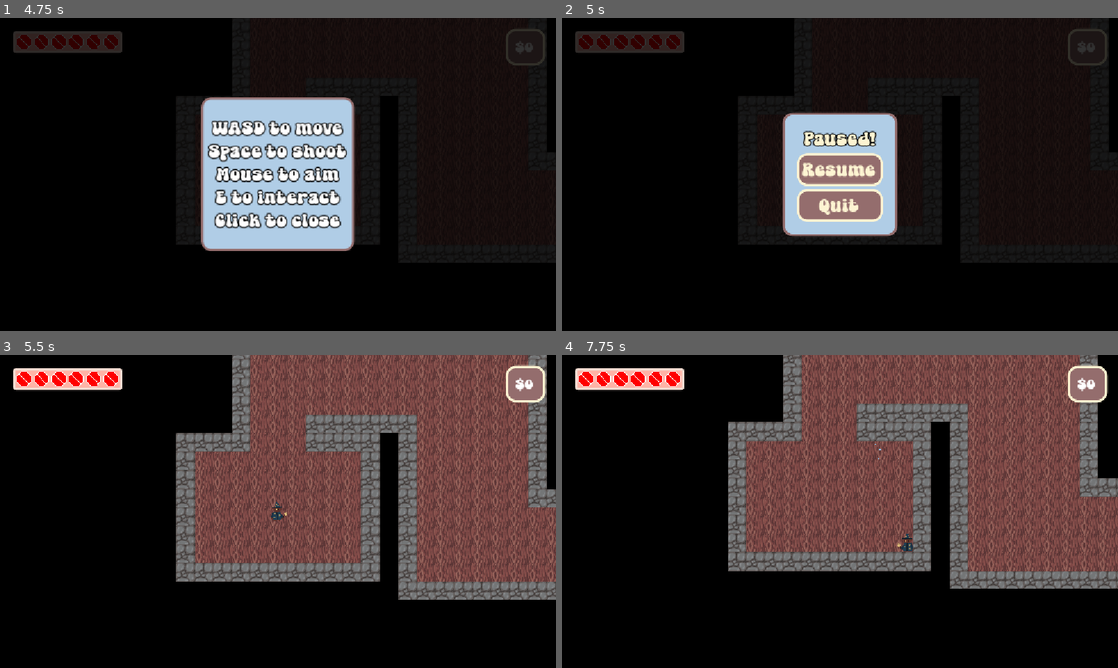
Above: before the commit, frames 1-4 (two rows, left to right).
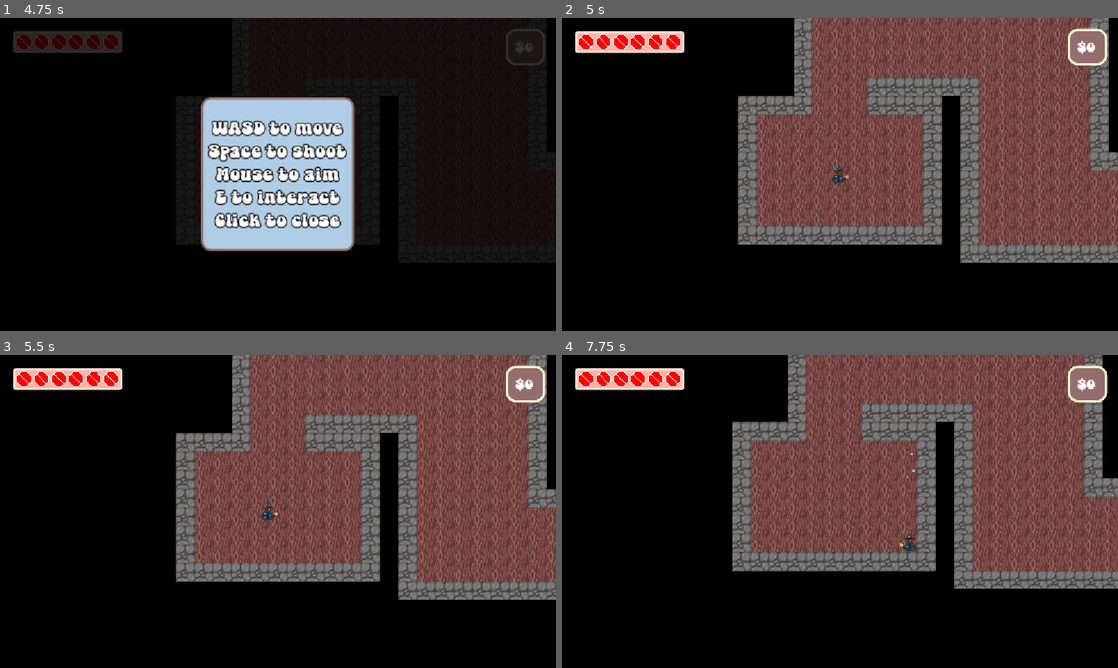
Above: after the commit, the same moments.

Repository: teganmy/wizard-cat-cat-wizard
Game: Godot game, scene res://main.tscn
Same seed, same stepped clock (60 frames per second), same inputs: the game is played once before the commit and once after it.
Inputs (mouse positions are in pixels of both pictures, inside the frame that each line leads up to):
- Up to frame 1 (4.75 s): click "New Game" at 0.5 s; tap Enter (interact) at 1.25, 2, 2.1, 2.75, 3.5, 4.25, 4.35 s; move the mouse to (400, 158) at 1.27 s; hold Right (player_right) 1.28-2.03 s; tap Space (fire) at 1.35, 3.6 s; move the mouse to (166, 190) at 2.02 s; hold Down (player_down) 2.03-2.78 s; move the mouse to (333, 105) at 2.77 s; hold Right (player_right) 2.78-3.53 s; tap Shift (player_dodge) at 2.85 s; move the mouse to (250, 237) at 3.52 s; hold W (player_up) 3.53-4.28 s; move the mouse to (444, 221) at 4.27 s; hold Left (player_left) from 4.28 s (still down)
- Up to frame 2 (5 s): keep holding Left (player_left); tap Escape (pause) at 4.9 s
- Up to frame 3 (5.5 s): release Left (player_left) at 5 s; click (278, 505) at 5 s, where only the run before the commit has a clickable "Resume"
- Up to frame 4 (7.75 s): tap Space (fire) at 5.75, 6.6 s; move the mouse to (673, 464) at 5.77 s; hold Left (player_left) 5.78-6.53 s; tap Shift (player_dodge) at 5.85 s; move the mouse to (867, 511) at 6.52 s; hold Down (player_down) 6.53-7.28 s; move the mouse to (756, 433) at 7.27 s; hold Right (player_right) from 7.28 s (still down); tap Enter (interact) at 7.35 s

Frame 1 is identical in both runs. In frame 2, 48% of the frame differs, in the area x 2-100%, y 0-79%; in frame 3, 0.1%; in frame 4, 22%.

Commit message:
Changed level enter logic to use autoload

Diff:
--- a/wizard-cat-game/UI/pause_menu.gd
+++ b/wizard-cat-game/UI/pause_menu.gd
@@ -1,7 +1,6 @@
 extends CenterContainer
 
 var paused: bool = false
-var pausable: bool = true
 @export var pause_rect: ColorRect
 
 func _process(_delta: float) -> void:
@@ -9,7 +8,7 @@
 		toggle_pause.call_deferred()
 
 func toggle_pause() -> void:
-	if pausable:
+	if LevelState.can_pause():
 		paused = not paused
 		get_tree().paused = paused
 		visible = paused
--- a/wizard-cat-game/components/room.gd
+++ b/wizard-cat-game/components/room.gd
@@ -2,6 +2,7 @@
 extends Area2D
 
 @export var lockables: Array[StaticBody2D] = []
+@export var visible_on_enter: bool = false
 var total_waves: int = 1
 var spawners: Array[EnemySpawner] = []
 enum STATE {UNEXPLORED, REVEALED, ACTIVE, DEFEATED}
@@ -25,6 +26,8 @@
 			revealed.connect(lockable.lock.unlock)
 			defeated.connect(lockable.lock.unlock)
 			activated.connect(lockable.lock.lock)
+	if visible_on_enter:
+		LevelState.entered.connect(reveal)
 
 func activate() -> void:
 	if state == STATE.REVEALED:
--- a/wizard-cat-game/levels/level.gd
+++ b/wizard-cat-game/levels/level.gd
@@ -11,7 +11,7 @@
 	add_child(new_player)
 	new_player.health.died.connect(respawn_player)
 	player = new_player
-	$Room1.reveal()
+	LevelState.enter()
 
 func respawn_player() -> void:
 	PlayerState.set_currency(0)
--- a/wizard-cat-game/levels/level_1.tscn
+++ b/wizard-cat-game/levels/level_1.tscn
@@ -46,6 +46,7 @@
 collision_mask = 2
 script = ExtResource("9_3sk1a")
 lockables = [NodePath("Door"), NodePath("Chest"), NodePath("Chest2"), NodePath("Chest3"), NodePath("Door2")]
+visible_on_enter = true
 metadata/_custom_type_script = "uid://r7m3l5eq4nij"
 
 [node name="TileMapLayer" type="TileMapLayer" parent="Room1" unique_id=1281704120]
--- /dev/null
+++ b/wizard-cat-game/levels/level_state.gd
@@ -0,0 +1,21 @@
+extends Node
+
+signal exited
+signal entered
+
+enum STATE {ACTIVE, INACTIVE}
+var state: STATE = STATE.INACTIVE
+
+func exit() -> void:
+	if state == STATE.ACTIVE:
+		exited.emit()
+
+func enter() -> void:
+	if state == STATE.INACTIVE:
+		entered.emit()
+
+func _change_state(new_state: STATE) -> void:
+	state = new_state
+
+func can_pause() -> bool:
+	return state == STATE.ACTIVE
--- a/wizard-cat-game/project.godot
+++ b/wizard-cat-game/project.godot
@@ -19,6 +19,7 @@
 
 PlayerState="*uid://bsi82jkp1yi24"
 RoomState="*uid://dd2y5kdwms2pv"
+LevelState="*uid://cbsmpq5v8dw0c"
 
 [display]
 
--- a/wizard-cat-game/props/exit_portal.gd
+++ b/wizard-cat-game/props/exit_portal.gd
@@ -6,4 +6,4 @@
 
 func _on_interaction_area_interact() -> void:
 	if not lock.is_locked():
-		get_tree().change_scene_to_packed.call_deferred(scene_to_load)
+		LevelState.exit()
Not shown, added: wizard-cat-game/levels/level_state.gd.uid
